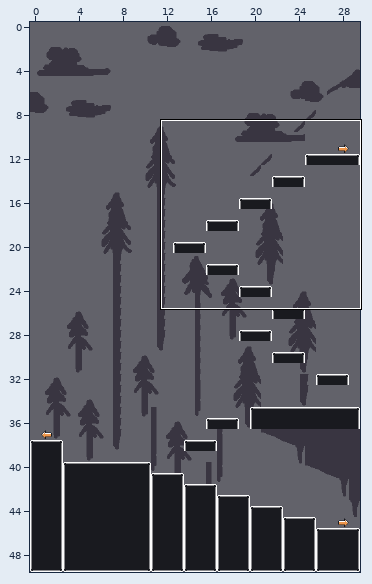
One commit to this Tiled map: assets/forest.tmx. The picture above shows the old version from afar; the outline marks the close-up.
Close-up. Old version:
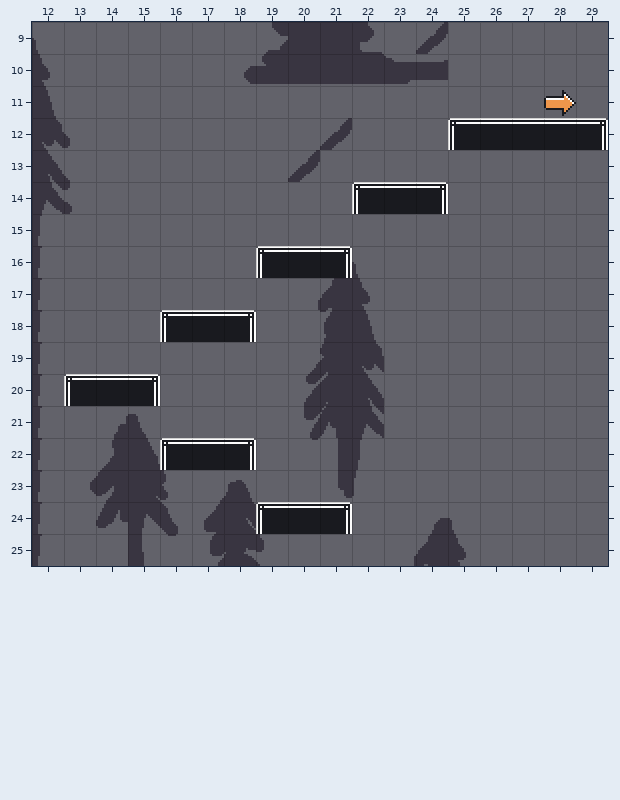
Cells are 16x16 px. Shown: x 12..29, y 9..25. The commit also changed other parts of the map, which this record leaves out.
Once edited:
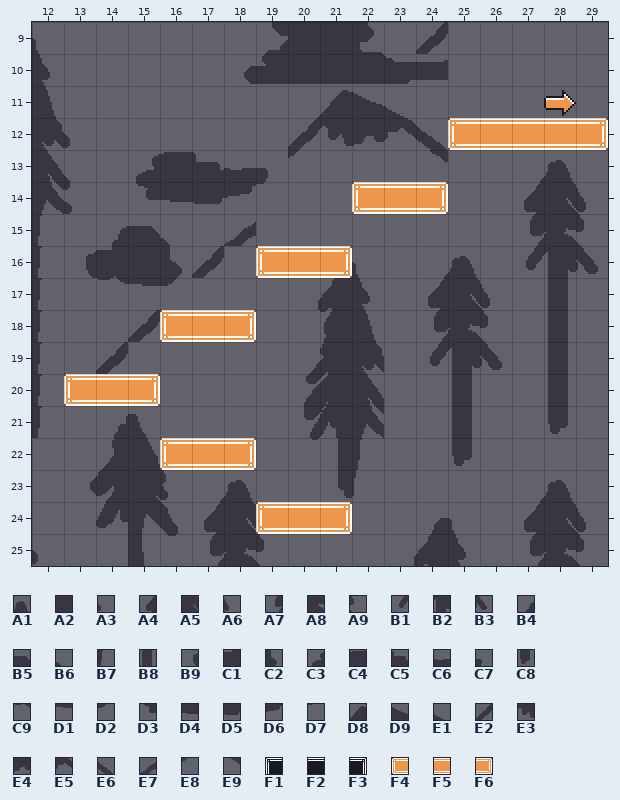
Key: from "background": A1 80, A2 89, A3 110, A4 111, A5 112, A6 113, A7 143, A8 144, A9 145, B1 175, B2 176, B3 177, B4 182, B5 183, B6 184, B7 205, B8 208, B9 213, C1 214, C2 216, C3 218, C4 219, C5 220, C6 221, C7 222, C8 240, C9 246, D1 247, D2 248, D3 250, D4 251, D5 252, D6 253, D7 254, D8 292, D9 293, E1 294, E2 323, E3 324, E4 325, E5 326, E6 327, E7 329, E8 355, E9 359; from "spritesheet": F1 192, F2 193, F3 194, F4 266, F5 267, F6 268.
__ is an empty cell.
Difference:
Layer "Tile Layer 1":
y 11: x 21..23 __ __ __ -> D8 D9 E1
y 12: x 20..29 __ E2 __ __ __ F1 F2 F2 F2 F3 -> E2 E3 E4 E5 E6 F4 F5 F5 F5 F6
y 13: x 15..20 __ __ __ __ __ E2 -> C3 C4 C5 C6 C7 E8; x 24 __ -> E9; x 28 __ -> A1
y 14: x 15..19 __ __ __ __ __ -> D3 D4 D5 D6 D7; x 22..24 F1 F2 F3 -> F4 F5 F6; x 27..29 __ __ __ -> A4 A5 A6
y 15: x 14..16 __ __ __ -> B4 B5 B6; x 18 __ -> E7; x 27..29 __ __ __ -> A7 A8 A9
y 16: x 13..17 __ __ __ __ __ -> B9 C1 A2 C2 E2; x 19..21 F1 F2 F3 -> F4 F5 F6; x 25 __ -> A1; x 27..29 __ __ __ -> B1 B2 B3
y 17: x 14..16 __ __ __ -> C9 D1 D2; x 24..26 __ __ __ -> A4 A5 A6; x 28 __ -> B8
y 18: x 15..18 __ F1 F2 F3 -> E2 F4 F5 F6; x 24..26 __ __ __ -> A7 A8 A9; x 28 __ -> B8
y 19: x 14 __ -> E2; x 24..26 __ __ __ -> B1 B2 B3; x 28 __ -> B8
y 20: x 13..15 F1 F2 F3 -> F4 F5 F6; x 25 __ -> B8; x 28 __ -> B8
y 21: x 25 __ -> B8; x 28 __ -> C8
y 22: x 12 B7 -> __; x 16..18 F1 F2 F3 -> F4 F5 F6; x 25 __ -> C8
y 23: x 12 B7 -> __; x 28 __ -> A1
y 24: x 12 B7 -> __; x 19..21 F1 F2 F3 -> F4 F5 F6; x 27..29 __ __ __ -> A4 A5 A6
y 25: x 12 B7 -> A3; x 27..29 __ __ __ -> A7 A8 A9
